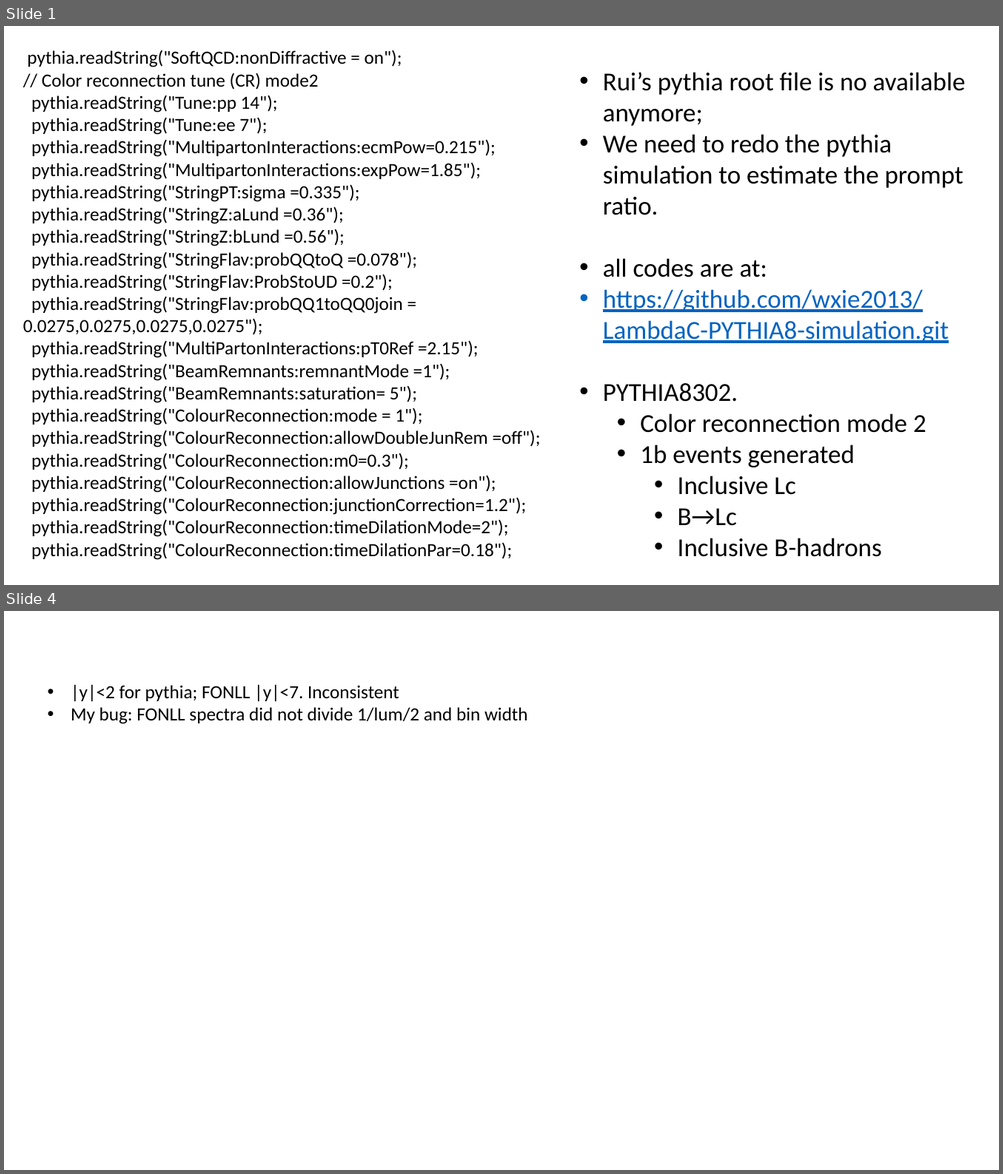
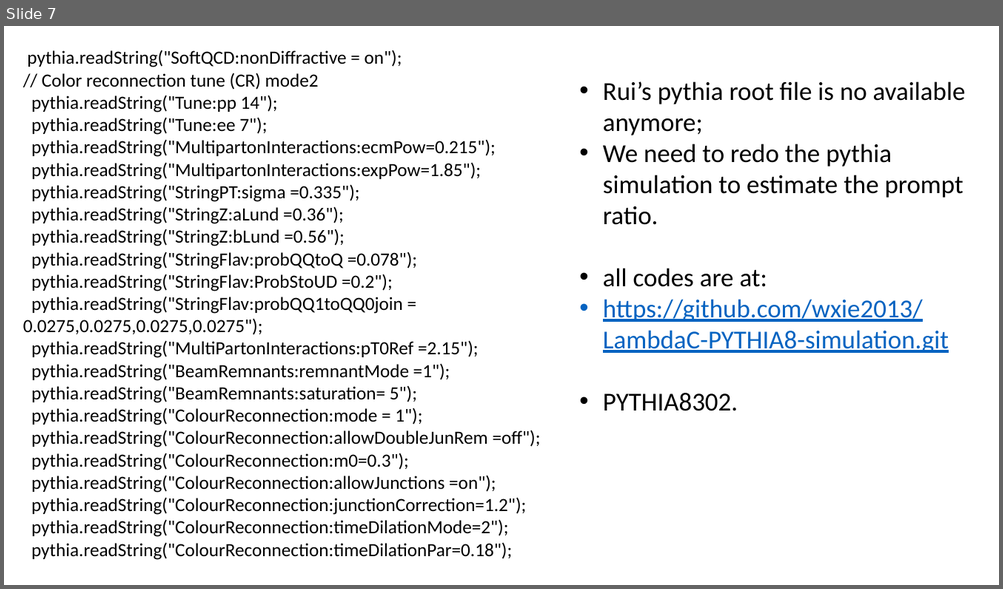
Before and after one commit to wxie2013/LambdaC-PYTHIA8-simulation, a slide deck: macro_ARC_meeting/Lc_prompt_ratio.pptx. Shown one above the other, each under a label of ours: slides 1 and 4 before the commit, slide 7 after it; the slides between them are not shown. The pictures are 1003x1174 and 1003x589 pixels, drawn with LibreOffice and Linux fonts; fonts in the diff are those of the drawing. Boxes give left, top, right and bottom in pixels: in the first picture for what was removed or moved away, otherwise in the second. Text is boxed around its words. In the diff, an @@ line names an element or a change of style, - is before the commit and + after.

```diff
--- a/macro_ARC_meeting/Lc_prompt_ratio.pptx
+++ b/macro_ARC_meeting/Lc_prompt_ratio.pptx
@@ slide 4 removed at (x1=4, y1=611, x2=999, y2=1170), background #FFFFFF @@
@@ text removed at (x1=71, y1=684, x2=528, y2=724) @@
-• |y|<2 for pythia; FONLL |y|<7. Inconsistent
-• My bug: FONLL spectra did not divide 1/lum/2 and bin width
@@ what was slide 1 is now slide 7 @@
@@ slide 7 changed as well @@
@@ text "Rui’s pythia root file is ..." moved from (x1=603, y1=72, x2=965, y2=557) to (x1=603, y1=82, x2=965, y2=412) @@
@@ text at (x1=640, y1=414, x2=926, y2=557): paragraphs removed @@
-  • Color reconnection mode 2
-  • 1b events generated
-    • Inclusive Lc
-    • B→Lc
-    • Inclusive B-hadrons
```
Also in this commit, not shown: 2 other slides changed, 4 slides added, 1 other file.
